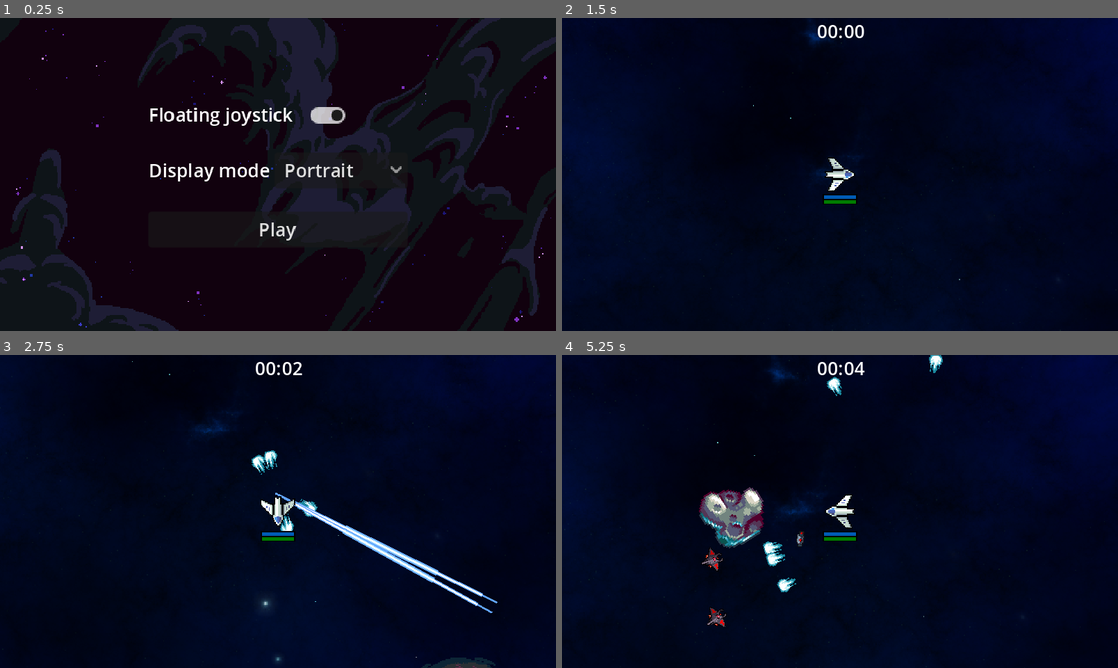
Above: before the commit, frames 1-4 (two rows, left to right).
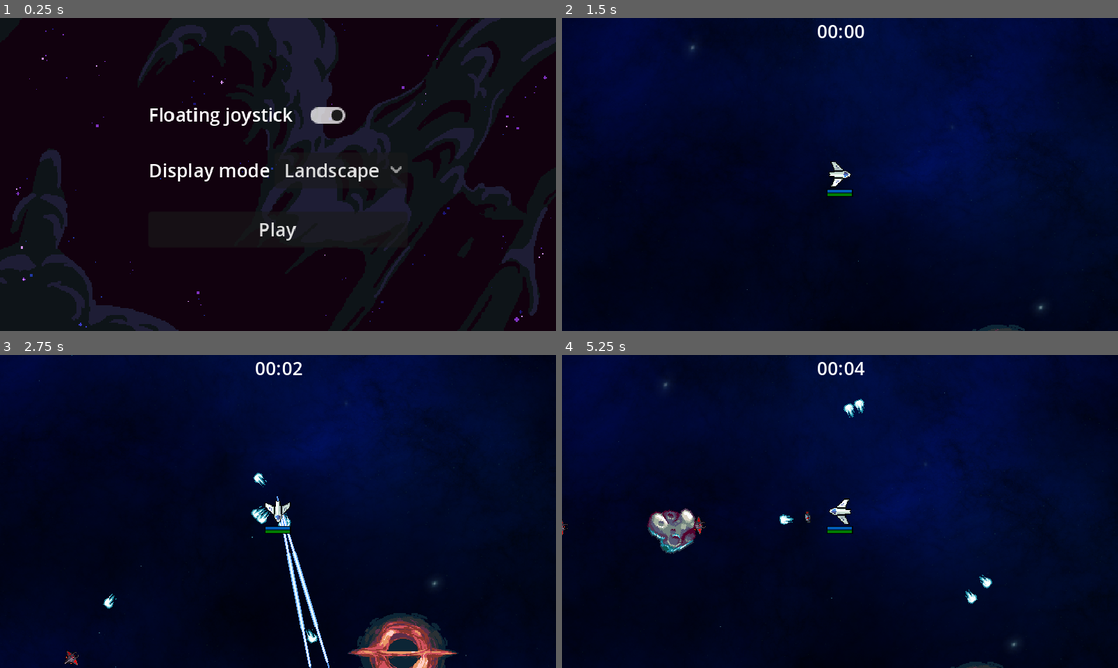
Above: after the commit, the same moments.

Repository: nathanchevenard/GodotSurvivor
Game: Godot game, scene res://Scenes/Settings/Settings.tscn
The game is run twice, just before and just after one commit, with the same random seed, the same clock (stepped at 60 frames per second) and the same inputs.
Inputs (mouse positions are in pixels of both pictures, inside the frame that each line leads up to):
- Up to frame 1 (0.25 s): no input
- Up to frame 2 (1.5 s): click "Play" at 0.5 s; tap Enter at 1.25 s; move the mouse to (962, 158) at 1.27 s; press the mouse at (962, 158) at 1.28 s; hold Right (move_right) from 1.28 s (still down)
- Up to frame 3 (2.75 s): move the mouse to (166, 527) at 2.02 s; release Right (move_right) at 2.03 s; release the mouse at (166, 527) at 2.03 s; hold Down (move_down) from 2.03 s (still down); click (166, 527) at 2.1 s
- Up to frame 4 (5.25 s): move the mouse to (895, 442) at 2.77 s; release Down (move_down) at 2.78 s; press the mouse at (895, 442) at 2.78 s; hold Right (move_right) 2.78-3.53 s; move the mouse to (812, 574) at 3.52 s; release the mouse at (812, 574) at 3.53 s; hold Up (move_up) 3.53-4.28 s; click (812, 574) at 3.6 s; move the mouse to (1006, 558) at 4.27 s; press the mouse at (1006, 558) at 4.28 s; hold Left (move_left) from 4.28 s (still down); move the mouse to (673, 464) at 5.02 s; release the mouse at (673, 464) at 5.03 s; click (673, 464) at 5.1 s

The runs differ from the first frame. In frame 1, 0.4% of the frame differs, in the area x 51-69%, y 46-53%; in frame 2, 26%; in frame 3, 22%; in frame 4, 30%, in the area x 0-100%, y 0-100%.

Commit message:
Ravager added charge attack, enemy health bar hide when full life, camera dezoom

Diff:
--- a/Scenes/Asteroid/Asteroid.tscn
+++ b/Scenes/Asteroid/Asteroid.tscn
@@ -34,12 +34,12 @@
 radius = 15.0333
 
 [node name="Asteroid" type="CharacterBody2D" groups=["Obstacle"]]
-scale = Vector2(1.08569, 1.08569)
+scale = Vector2(0.438019, 0.438019)
 collision_layer = 8
 collision_mask = 3
 script = ExtResource("1_1nkik")
 size = 2
-direction = Vector2(0.693831, -0.720138)
+direction = Vector2(-0.264416, -0.964409)
 asteroid_size_array = Array[ExtResource("2_papve")]([SubResource("Resource_ev82s"), SubResource("Resource_v5go4"), SubResource("Resource_8hw04")])
 
 [node name="Sprite2D" type="Sprite2D" parent="."]
--- a/Scenes/Enemy/Broodling.tscn
+++ b/Scenes/Enemy/Broodling.tscn
@@ -1,12 +1,16 @@
-[gd_scene load_steps=5 format=3 uid="uid://c8fd3xjj47eai"]
+[gd_scene load_steps=7 format=3 uid="uid://c8fd3xjj47eai"]
 
 [ext_resource type="Script" path="res://Scripts/Character/Enemy/Broodling.gd" id="1_ys715"]
 [ext_resource type="Texture2D" uid="uid://mr1ai7nel24y" path="res://Sprites/Ship/BaseEnemy2.png" id="2_n2anr"]
+[ext_resource type="PackedScene" uid="uid://d23qp5ohiqepc" path="res://Scenes/UI/PercentageBar.tscn" id="3_x7eaa"]
 
 [sub_resource type="CircleShape2D" id="CircleShape2D_nkmkb"]
 
 [sub_resource type="CircleShape2D" id="CircleShape2D_gcmls"]
 radius = 11.5714
+
+[sub_resource type="StyleBoxFlat" id="StyleBoxFlat_ndmkx"]
+bg_color = Color(0.74902, 0, 0, 1)
 
 [node name="Broodling" type="CharacterBody2D" groups=["Enemy"]]
 scale = Vector2(0.7, 0.7)
@@ -17,11 +21,12 @@
 target_groups = Array[String](["Player"])
 
 [node name="Sprite2D" type="Sprite2D" parent="."]
+position = Vector2(2.85714, 0)
 rotation = 1.5708
 texture = ExtResource("2_n2anr")
 
 [node name="CollisionShape2D" type="CollisionShape2D" parent="."]
-position = Vector2(-3, 0)
+position = Vector2(-2.38419e-07, 0)
 shape = SubResource("CircleShape2D_nkmkb")
 debug_color = Color(0.913725, 0, 0.0470588, 0.419608)
 
@@ -29,9 +34,33 @@
 collision_layer = 0
 
 [node name="CollisionShape2D" type="CollisionShape2D" parent="Area2D"]
-position = Vector2(-3, 0)
+position = Vector2(-2.38419e-07, 0)
 shape = SubResource("CircleShape2D_gcmls")
 debug_color = Color(0.411765, 0.431373, 0.501961, 0.419608)
 
+[node name="HealthBar" parent="." instance=ExtResource("3_x7eaa")]
+scale = Vector2(0.7, 0.7)
+
+[node name="ProgressBar" parent="HealthBar" index="0"]
+visible = false
+offset_left = -11.4286
+offset_top = 20.0
+offset_right = 10.5714
+offset_bottom = 22.0
+
+[node name="ProgressBar" parent="HealthBar/ProgressBar" index="0"]
+offset_right = 22.0
+offset_bottom = 2.0
+theme_override_styles/fill = SubResource("StyleBoxFlat_ndmkx")
+
+[node name="RemoteTransformHealth" type="RemoteTransform2D" parent="."]
+remote_path = NodePath("../HealthBar")
+update_rotation = false
+
+[connection signal="health_changed" from="." to="HealthBar/ProgressBar/ProgressBar" method="_on_value_update"]
+[connection signal="on_health_become_full" from="." to="HealthBar/ProgressBar/ProgressBar" method="_on_health_become_full"]
+[connection signal="on_health_become_not_full" from="." to="HealthBar/ProgressBar/ProgressBar" method="_on_health_become_not_full"]
 [connection signal="body_entered" from="Area2D" to="." method="_on_area_2d_body_entered"]
 [connection signal="body_exited" from="Area2D" to="." method="_on_area_2d_body_exited"]
+
+[editable path="HealthBar"]
--- a/Scenes/Enemy/Ravager.tscn
+++ b/Scenes/Enemy/Ravager.tscn
@@ -20,6 +20,10 @@
 collision_layer = 2
 collision_mask = 11
 script = ExtResource("1_2v341")
+charge_channelling_duration = 0.2
+charge_duration = 0.7
+charge_speed = 300.0
+charge_range_coefficient = 0.8
 attack = 35
 speed_max = 70.0
 target_groups = Array[String](["Player"])
@@ -46,6 +50,7 @@
 [node name="ShieldBar" parent="." instance=ExtResource("3_gsr3w")]
 
 [node name="ProgressBar" parent="ShieldBar" index="0"]
+visible = false
 offset_top = 25.0
 offset_bottom = 28.0
 
@@ -56,6 +61,7 @@
 [node name="HealthBar" parent="." instance=ExtResource("3_gsr3w")]
 
 [node name="ProgressBar" parent="HealthBar" index="0"]
+visible = false
 offset_top = 29.0
 offset_bottom = 32.0
 
@@ -71,6 +77,10 @@
 update_rotation = false
 
 [connection signal="health_changed" from="." to="HealthBar/ProgressBar/ProgressBar" method="_on_value_update"]
+[connection signal="on_health_become_full" from="." to="ShieldBar/ProgressBar/ProgressBar" method="_on_health_become_full"]
+[connection signal="on_health_become_full" from="." to="HealthBar/ProgressBar/ProgressBar" method="_on_health_become_full"]
+[connection signal="on_health_become_not_full" from="." to="ShieldBar/ProgressBar/ProgressBar" method="_on_health_become_not_full"]
+[connection signal="on_health_become_not_full" from="." to="HealthBar/ProgressBar/ProgressBar" method="_on_health_become_not_full"]
 [connection signal="shield_changed" from="." to="ShieldBar/ProgressBar/ProgressBar" method="_on_value_update"]
 [connection signal="body_entered" from="Area2D" to="." method="_on_area_2d_body_entered"]
 [connection signal="body_exited" from="Area2D" to="." method="_on_area_2d_body_exited"]
--- a/Scenes/Level/Level.tscn
+++ b/Scenes/Level/Level.tscn
@@ -6,17 +6,17 @@
 [ext_resource type="Script" path="res://Scripts/Projectile/ProjectileFactory.gd" id="2_nimkm"]
 [ext_resource type="Script" path="res://Scripts/Character/Enemy/EnemySpawnInfo.gd" id="4_2vapx"]
 [ext_resource type="PackedScene" uid="uid://bskqt7gbyvfh7" path="res://Scenes/Enemy/Ravager.tscn" id="5_65rq2"]
-[ext_resource type="Texture2D" uid="uid://dc43qctv5bvyx" path="res://Sprites/Blue_Nebula_04-1024x1024.png" id="6_3l8n2"]
 [ext_resource type="PackedScene" uid="uid://clvvt6oylh6ou" path="res://Scenes/UI/Joystick.tscn" id="6_o0aqk"]
 [ext_resource type="Texture2D" uid="uid://o3f1c781hx7w" path="res://Sprites/BlackHole.png" id="7_kfec1"]
 [ext_resource type="PackedScene" uid="uid://c8fd3xjj47eai" path="res://Scenes/Enemy/Broodling.tscn" id="8_xwq3q"]
 [ext_resource type="Script" path="res://Scripts/UI/GameStatistic.gd" id="9_pcfry"]
+[ext_resource type="Texture2D" uid="uid://kddkwqh58rdh" path="res://Sprites/Blue_Nebula_04-2048x1024.png" id="9_wyh5q"]
 [ext_resource type="Script" path="res://Scripts/Utility/DebugOptions.gd" id="10_2qfsf"]
 
 [sub_resource type="Resource" id="Resource_6u0nf"]
 script = ExtResource("4_2vapx")
 enemy_scene = ExtResource("8_xwq3q")
-weight = 30.0
+weight = 50.0
 
 [sub_resource type="Resource" id="Resource_olx7e"]
 script = ExtResource("4_2vapx")
@@ -25,10 +25,9 @@
 
 [node name="Level" type="Node2D"]
 script = ExtResource("1_lh7mg")
-enemy_spawn_range_min = 300.0
-enemy_spawn_range_max = 300.0
 asteroid_scene = ExtResource("2_byko3")
 enemy_spawn_infos = Array[ExtResource("4_2vapx")]([SubResource("Resource_6u0nf"), SubResource("Resource_olx7e")])
+spawn_circle_radius = 400.0
 direction_random_variation = 15.0
 enemy_incrementation_threshold = 25
 enemy_spawn_number = 2
@@ -37,6 +36,7 @@
 [node name="DebugOptions" type="Node" parent="."]
 script = ExtResource("10_2qfsf")
 enemies_spawn_number = 2
+enemies_spawn_timer = 0.5
 
 [node name="Player" parent="." instance=ExtResource("1_tqgfm")]
 
@@ -46,10 +46,6 @@
 
 [node name="EnemyHandler" type="Node2D" parent="."]
 unique_name_in_owner = true
-
-[node name="EnemySpawnTimer" type="Timer" parent="EnemyHandler"]
-wait_time = 0.5
-autostart = true
 
 [node name="ObstacleHandler" type="Node2D" parent="."]
 unique_name_in_owner = true
@@ -61,15 +57,15 @@
 [node name="ParallaxBackground" type="ParallaxBackground" parent="."]
 
 [node name="ParallaxLayer" type="ParallaxLayer" parent="ParallaxBackground"]
-motion_mirroring = Vector2(1024, 1024)
+motion_mirroring = Vector2(2048, 1024)
 
 [node name="Sprite2D" type="Sprite2D" parent="ParallaxBackground/ParallaxLayer"]
-texture = ExtResource("6_3l8n2")
+texture = ExtResource("9_wyh5q")
 
 [node name="ParallaxLayer2" type="ParallaxLayer" parent="ParallaxBackground"]
 position = Vector2(256, 256)
 motion_scale = Vector2(0.8, 0.8)
-motion_mirroring = Vector2(1024, 1024)
+motion_mirroring = Vector2(2048, 1024)
 
 [node name="Sprite2D" type="Sprite2D" parent="ParallaxBackground/ParallaxLayer2"]
 texture = ExtResource("7_kfec1")
@@ -151,7 +147,6 @@
 
 [connection signal="game_end" from="." to="BorderLayer/Timer" method="_on_game_end"]
 [connection signal="destroyed" from="Player" to="." method="_on_player_destroyed"]
-[connection signal="timeout" from="EnemyHandler/EnemySpawnTimer" to="." method="_on_enemy_spawn_timer_timeout"]
 [connection signal="timeout" from="ObstacleHandler/ObstacleSpawnTimer" to="." method="_on_obstacle_spawn_timer_timeout"]
 [connection signal="pressed" from="GameOverLayer/GameOver/CenterContainer/VBoxContainer/HBoxContainer/RetryButton" to="." method="_on_retry_button_pressed"]
 [connection signal="pressed" from="GameOverLayer/GameOver/CenterContainer/VBoxContainer/HBoxContainer/MenuButton" to="." method="_on_menu_button_pressed"]
--- a/Scenes/Player/player.tscn
+++ b/Scenes/Player/player.tscn
@@ -33,6 +33,7 @@
 shape = SubResource("CircleShape2D_w5q1e")
 
 [node name="Camera2D" type="Camera2D" parent="."]
+zoom = Vector2(0.75, 0.75)
 
 [node name="Blaster" parent="." instance=ExtResource("4_vn0rv")]
 damage = 10.0
--- a/Scenes/Settings/Settings.tscn
+++ b/Scenes/Settings/Settings.tscn
@@ -55,7 +55,7 @@
 [node name="Display Mode OptionButton" type="OptionButton" parent="SettingsLayer/Settings/CenterContainer/VBoxContainer/Display Mode"]
 layout_mode = 2
 item_count = 3
-selected = 1
+selected = 0
 popup/item_0/text = "Landscape"
 popup/item_0/id = 0
 popup/item_1/text = "Portrait"
--- a/Scripts/Character/Character.gd
+++ b/Scripts/Character/Character.gd
@@ -21,6 +21,10 @@
 signal destroyed
 signal health_changed(value : float)
 signal shield_changed(value : float)
+
+signal on_health_become_full
+signal on_health_become_not_full
+
 
 func _ready():
 	health = health_max
@@ -77,6 +81,9 @@
 
 
 func take_damage(damage : int):
+	if shield == shield_max && health == health_max && damage > 0:
+		on_health_become_not_full.emit()
+
 	if shield > 0:
 		shield -= damage
 
@@ -95,6 +102,17 @@
 		destroy()
 
 
+func heal(amount: int):
+	if health == health_max:
+		return
+
+	health = clampi(0, health_max, health + amount)
+	emit_health_changed()
+
+	if health == health_max && shield == shield_max:
+		on_health_become_full.emit()
+
+
 func update_shield(delta: float):
 	if shield_regen == 0 || shield >= shield_max:
 		return
@@ -105,6 +123,9 @@
 		current_shield_regen -= shield_regen
 		shield += 1
 		emit_shield_changed()
+
+	if shield == shield_max && health == health_max:
+		on_health_become_full.emit()
 
 
 func emit_health_changed():
--- a/Scripts/Character/Enemy/Ravager.gd
+++ b/Scripts/Character/Enemy/Ravager.gd
@@ -1,2 +1,72 @@
 extends Enemy
 class_name Ravager
+
+@export var charge_cooldown : float = 10.0
+@export var charge_channelling_duration : float = 1.0
+@export var charge_duration : float = 1.0
+@export var charge_speed : float = 1
+@export var charge_range_coefficient : float = 0.9
+
+var current_charge_cooldown : float = 0.0
+var current_charge_time : float = 0.0
+var current_charge_channelling_time : float = 0.0
+
+var is_channelling : bool = false
+var is_charging : bool = false
+
+var direction : Vector2 = Vector2.ZERO
+var charge_direction : Vector2 = Vector2.ZERO
+
+func _ready():
+	super()
+
+	current_charge_cooldown = charge_cooldown
+
+
+func _physics_process(delta):
+	if is_charging == false:
+		super(delta)
+		current_charge_cooldown += delta
+
+		if current_charge_cooldown >= charge_cooldown && can_charge():
+			current_charge_cooldown = 0.0
+			start_charge()
+	else:
+		update_shield(delta)
+
+		global_position = global_position + direction * charge_speed * delta
+
+		if is_channelling:
+			current_charge_channelling_time += delta
+			if current_charge_channelling_time >= charge_channelling_duration:
+				is_channelling = false
+				start_charge_execution()
+		else:
+			current_charge_time += delta
+			if current_charge_time >= charge_duration:
+				stop_charge()
+
+
+func start_charge():
+	is_charging = true
+	is_channelling = true
+	look_at(closest_player.global_position)
+	direction = Vector2.ZERO
+	charge_direction = (closest_player.global_position - global_position).normalized()
+	current_charge_channelling_time = 0.0
+	current_charge_time = 0.0
+
+
+func start_charge_execution():
+	direction = charge_direction
+
+
+func stop_charge():
+	is_charging = false
+
+
+func can_charge() -> bool:
+	if closest_player != null && (closest_player.global_position - global_position).length() < charge_duration * charge_speed * charge_range_coefficient:
+		return true
+	else:
+		return false
--- a/Scripts/Character/Player/player.gd
+++ b/Scripts/Character/Player/player.gd
@@ -8,8 +8,14 @@
 @onready var joystick : JoystickController = $"../BorderLayer/Joystick"
 
 var attack_cooldown : float = 0.0
+var weapons : Array[Weapon]
 
 signal projectile_fired(projectile)
+
+func _ready():
+	super()
+
+	init_weapons()
 
 
 func _physics_process(_delta):
@@ -24,6 +30,15 @@
 func _input(event):
 	if DeviceDetection.is_computer():
 		current_direction = Input.get_vector("move_left", "move_right", "move_up", "move_down")
+
+
+func init_weapons():
+	if weapons != null && weapons.size() > 0:
+		return
+
+	for child in get_children():
+		if child is Weapon:
+			weapons.append(child)
 
 
 func update_autoattack(_delta : float):
--- a/Scripts/Level/Level.gd
+++ b/Scripts/Level/Level.gd
@@ -11,14 +11,12 @@
 @onready var screen_height : float = ProjectSettings.get_setting("display/window/size/viewport_height")
 @onready var screen_size : Vector2 = Vector2(screen_width, screen_height)
 
-@export var enemy_spawn_range_min : float = 30
-@export var enemy_spawn_range_max : float = 40
-
 @export var asteroid_scene : PackedScene
 @export var enemy_spawn_infos : Array[EnemySpawnInfo]
 @export var spawn_circle_radius : float  = 350.0
 @export_range(0.0, 180.0) var direction_random_variation : float = 40.0
 
+@export var enemy_spawn_timer : float = 0.5
 @export var enemy_incrementation_threshold : int = 10
 @export var current_enemy_incrementation : int = 0
 @export var enemy_spawn_number : int = 1
@@ -27,6 +25,7 @@
 var asteroids : Array[Asteroid]
 var enemies : Array[Enemy]
 
+var current_enemy_spawn_timer : float = 0.0
 var toggle_asteroids : bool = true
 var toggle_enemies : bool = true
 
@@ -44,8 +43,13 @@
 
 
 func _process(delta):
-	print("enemies: " + str(enemies.size()))
-	print("asteroids: " + str(asteroids.size()))
+	#print("enemies: " + str(enemies.size()))
+	#print("asteroids: " + str(asteroids.size()))
+
+	current_enemy_spawn_timer += delta
+	if current_enemy_spawn_timer >= enemy_spawn_timer:
+		current_enemy_spawn_timer = 0.0
+		spawn_enemy()
 
 
 func _on_obstacle_spawn_timer_timeout():
@@ -62,7 +66,7 @@
 		spawn_scene_around_position(asteroid_scene, player.global_position)
 
 
-func _on_enemy_spawn_timer_timeout():
+func spawn_enemy():
 	if toggle_enemies == false:
 		return
 
@@ -71,7 +75,8 @@
 	for i in range(enemy_spawn_number):
 		for player : Player in players:
 			if enemies.size() >= enemy_max_number:
-				return
+				var removed_enemy = enemies.pop_at(0)
+				removed_enemy.queue_free()
 
 			var enemy_scene : PackedScene = get_random_enemy()
 			spawn_scene_around_position(enemy_scene, player.global_position)
@@ -103,8 +108,7 @@
 	enemy_handler.add_child.call_deferred((instance))
 
 	var random_angle : float = randf_range(0.0, 2 * PI)
-	var random_range : float = randf_range(enemy_spawn_range_min, enemy_spawn_range_max)
-	var offset = Vector2.RIGHT.rotated(random_angle) * random_range
+	var offset = Vector2.RIGHT.rotated(random_angle) * spawn_circle_radius
 
 	instance.global_position = position + offset
 	#enemy.destroyed.connect(on_asteroid_destroy.bind(enemy))
--- a/Scripts/UI/HealthBar.gd
+++ b/Scripts/UI/HealthBar.gd
@@ -16,3 +16,17 @@
 
 func _on_timer_timeout():
 	progress_bar_under.value = last_value
+
+
+func _on_health_become_not_full():
+	var parent : ProgressBar = get_parent() as ProgressBar
+
+	if parent != null:
+		parent.show()
+
+
+func _on_health_become_full():
+	var parent : ProgressBar = get_parent() as ProgressBar
+
+	if parent != null:
+		parent.hide()
--- a/Scripts/Utility/DebugOptions.gd
+++ b/Scripts/Utility/DebugOptions.gd
@@ -6,6 +6,7 @@
 @export var toggle_asteroids : bool = true
 @export var toggle_enemies : bool = true
 @export var enemies_spawn_number : int = -1
+@export var enemies_spawn_timer : float = -1
 
 var players : Array[Player]
 
@@ -18,6 +19,13 @@
 		for player in players:
 			player.is_immortal = true
 
+	if player_toggle_weapons == false:
+		for player in players:
+			player.init_weapons()
+
+			for weapon in player.weapons:
+				weapon.queue_free()
+
 	if toggle_asteroids == false:
 		Level.instance.toggle_asteroids = false
 
@@ -27,6 +35,11 @@
 	if enemies_spawn_number > 0:
 		Level.instance.enemy_spawn_number = enemies_spawn_number
 
+	if enemies_spawn_timer > 0:
+		Level.instance.enemy_spawn_timer = enemies_spawn_timer
+		Level.instance.current_enemy_spawn_timer = enemies_spawn_timer
+
 
 func _process(delta):
-	print("FPS: " + str(Engine.get_frames_per_second()))
+	#print("FPS: " + str(Engine.get_frames_per_second()))
+	pass
--- a/project.godot
+++ b/project.godot
@@ -23,7 +23,6 @@
 window/size/window_width_override=960
 window/size/window_height_override=540
 window/stretch/mode="canvas_items"
-window/handheld/orientation=6
 
 [input]
 
Binary file added: Sprites/Blue_Nebula_04-2048x1024.png
Not shown, added: Sprites/Blue_Nebula_04-2048x1024.png.import
Not shown, changed: export_presets.cfg
